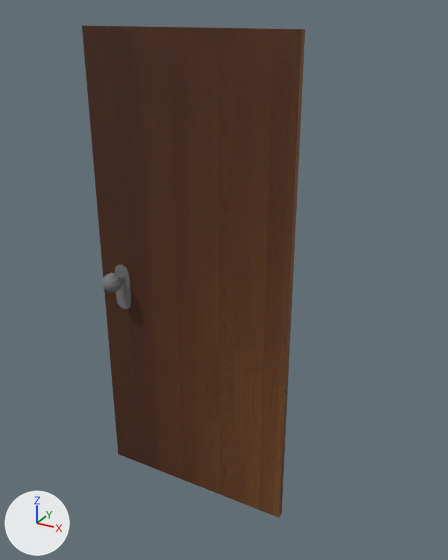
One commit to the FBX model core/assets/door/door.fbx: the scene before it, then after it.
One viewpoint serves both versions: a camera (50 mm lens) standing at (0.000226, -0.000356, 0.000372) and looking at (0.000024, 0.000011, 0.000188). Lighting does not change. The marker at lower left points along +X, +Y and +Z. Where no turn or scale is listed for an object, it has been applied to the vertices.
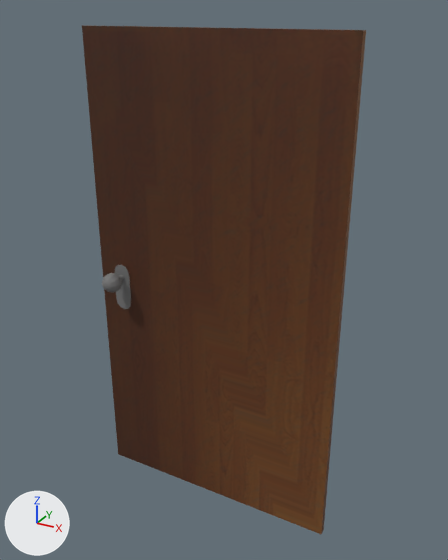
The newer file is also rescaled (x1.562), turned or shifted as a whole; pictures and numbers use the older file's frame.

Pixel boxes [x1, y1, x2, y2] of what changed, in the pictures (448 x 560 px; the box of a moved part takes in the faces that stretch with it):
'Object.1', reshaped (27% wider)
    before: [82, 25, 305, 518]
    after: [82, 25, 366, 534]
part 1 of me_object_1, moved or reshaped
    before: [254, 29, 305, 517]
    after: [254, 29, 366, 534]

Patch to the scene script:
```diff
--- a/core/assets/door/door.fbx.py
+++ b/core/assets/door/door.fbx.py
@@ me_object_1 @@
 me_object_1.from_pydata(...)  # 387 vertices, 770 faces; spans x -0.000081..0.000081, y -0.000205..-0.000159, z -0.000182..0.000182
 # used by ob_object_1; location = (0.0, 0.000185, 0.000178)
 # before: 10 (0.000081, -0.00018, -0.000182) at pixel (281, 513), 11 (0.000081, -0.00018, 0.000182) at pixel (305, 29), 12 (0.000081, -0.000185, 0.000182) at pixel (301, 29), 198 (0.000081, -0.000185, -0.000182) at pixel (279, 517), 199 (0.000081, -0.000182, -0.000182) at pixel (280, 515)
+# me_object_1 part 1
+for i in [10, 11, 12, 198, 199]: me_object_1.vertices[i].co += Vector((0.000036, 0.0, 0.0))
 me_object_1.materials.append(mat_white)
```
